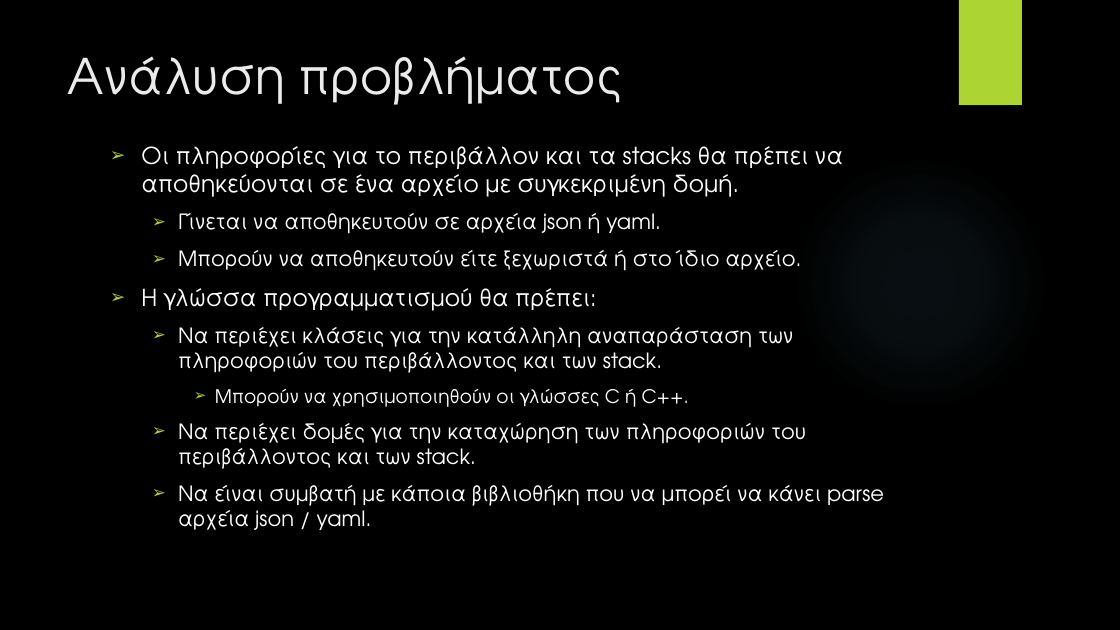
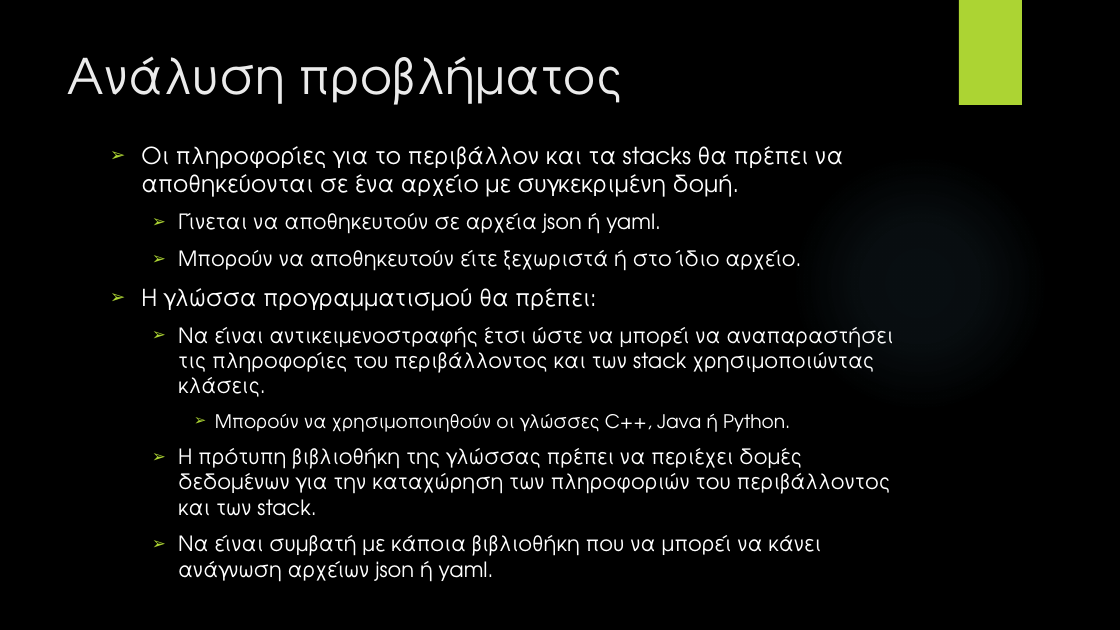
Before and after one commit to Alexander-Gerontas/Computational-Cloud-Conundrum, a slide deck: slide 2 of Presentation.pptx. Drawn at 1120x630 pixels with LibreOffice and Linux fonts; fonts in the diff are those of the drawing; background and template pictures are left out. Boxes give left, top, right and bottom in pixels: in the first picture for what was removed or moved away, otherwise in the second. Text is boxed around its words. In the diff, an @@ line names an element or a change of style, - is before the commit and + after.

```diff
--- a/Presentation.pptx
+++ b/Presentation.pptx
@@ text at <box>178,327,893,582</box>: text changed @@
-  ➢ Να περιέχει κλάσεις για την κατάλληλη αναπαράσταση των πληροφοριών του περιβάλλοντος και των stack.
-    ➢ Μπορούν να χρησιμοποιηθούν οι γλώσσες C ή C++.
-  ➢ Nα περιέχει δομές για την καταχώρηση των πληροφοριών του περιβάλλοντος και των stack.
-  ➢ Να είναι συμβατή με κάποια βιβλιοθήκη που να μπορεί να κάνει parse αρχεία json / yaml.
+  ➢ Να είναι αντικειμενοστραφής έτσι ώστε να μπορεί να αναπαραστήσει τις πληροφορίες του περιβάλλοντος και των stack χρησιμοποιώντας κλάσεις.
+    ➢ Μπορούν να χρησιμοποιηθούν οι γλώσσες C++, Java ή Python.
+  ➢ Η πρότυπη βιβλιοθήκη της γλώσσας πρέπει να περιέχει δομές δεδομένων για την καταχώρηση των πληροφοριών του περιβάλλοντος και των stack.
+  ➢ Να είναι συμβατή με κάποια βιβλιοθήκη που να μπορεί να κάνει ανάγνωση αρχείων json ή yaml.
```
Also in this commit, not shown: 4 other slides changed, 1 other file.
